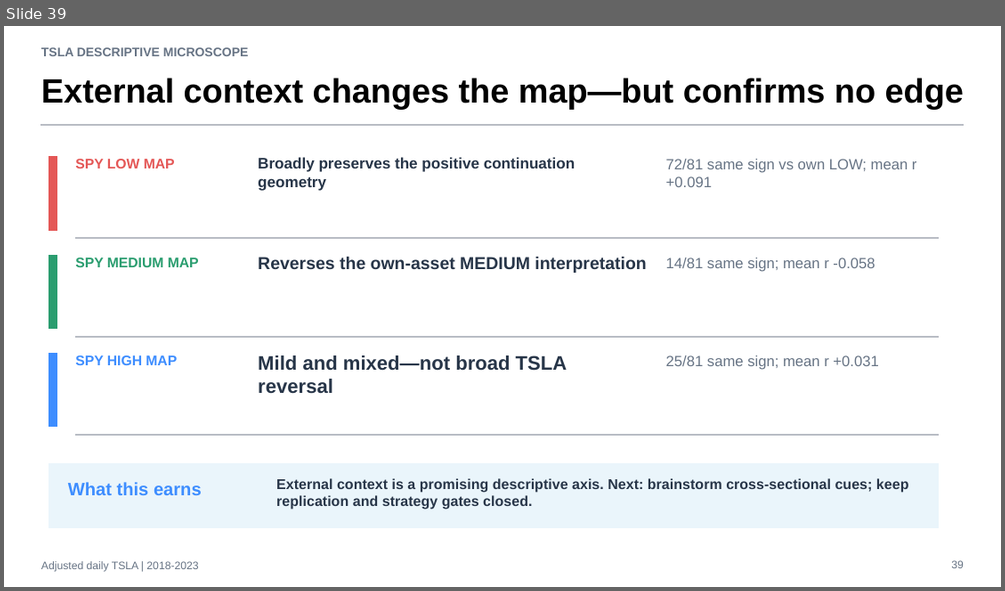
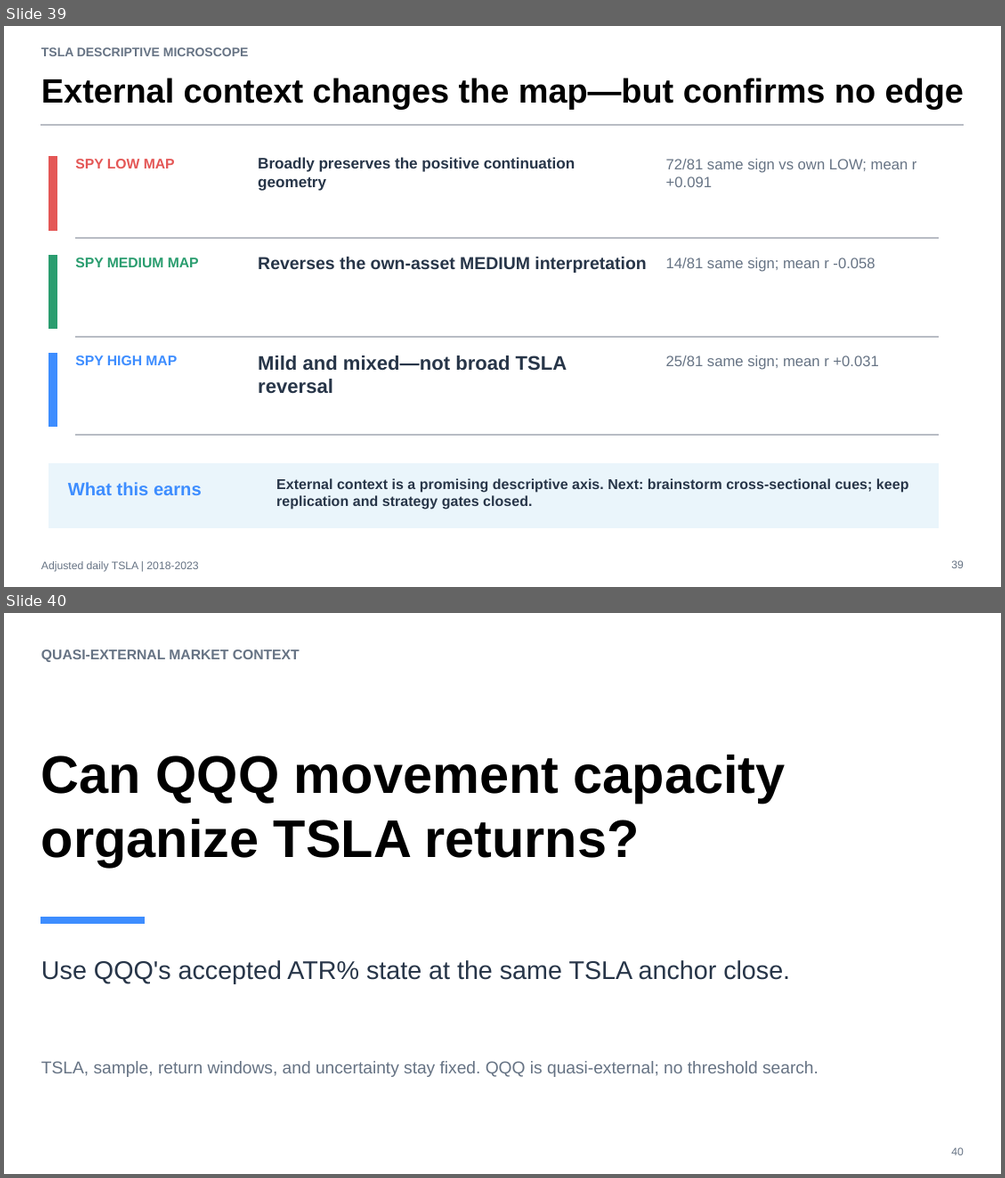
Before and after one commit to Francisc0Franc0/Time-Series-Modeling-Gen5, a slide deck: operator_hypothesis_lab/presentations/tsla_descriptive_microscope_evidence.pptx. Shown one above the other, each under a label of ours: slide 39 before the commit, slides 39 and 40 after it. The pictures are 1005x591 and 1005x1178 pixels, drawn with LibreOffice and Linux fonts; fonts in the diff are those of the drawing. Boxes give left, top, right and bottom in pixels: in the first picture for what was removed or moved away, otherwise in the second. Text is boxed around its words. In the diff, an @@ line names an element or a change of style, - is before the commit and + after.

Commit message:
Add QQQ ATR percent context slice

```diff
--- a/operator_hypothesis_lab/presentations/tsla_descriptive_microscope_evidence.pptx
+++ b/operator_hypothesis_lab/presentations/tsla_descriptive_microscope_evidence.pptx
@@ slide 40 added at bbox=[4, 613, 1001, 1174], background #FFFFFF @@
@@ text added at bbox=[41, 649, 299, 662], 13.5 pt, text #667384, bold @@
+QUASI-EXTERNAL MARKET CONTEXT
@@ text added at bbox=[41, 755, 785, 867], 51 pt, text #000000, bold @@
+Can QQQ movement capacity organize TSLA returns?
@@ rectangle added at bbox=[41, 916, 145, 923], fill #3D8DFF, outline #3D8DFF 0 pt @@
@@ text added at bbox=[41, 960, 790, 984], 24.6 pt, text #273548 @@
+Use QQQ's accepted ATR% state at the same TSLA anchor close.
@@ text added at bbox=[41, 1061, 818, 1077], 16.5 pt, text #667384 @@
+TSLA, sample, return windows, and uncertainty stay fixed. QQQ is quasi-external; no threshold search.
@@ text added at bbox=[951, 1147, 963, 1155], 10.5 pt, text #667384 @@
+40
```
Also in this commit, not shown: 7 other slides added, 5 other files.
